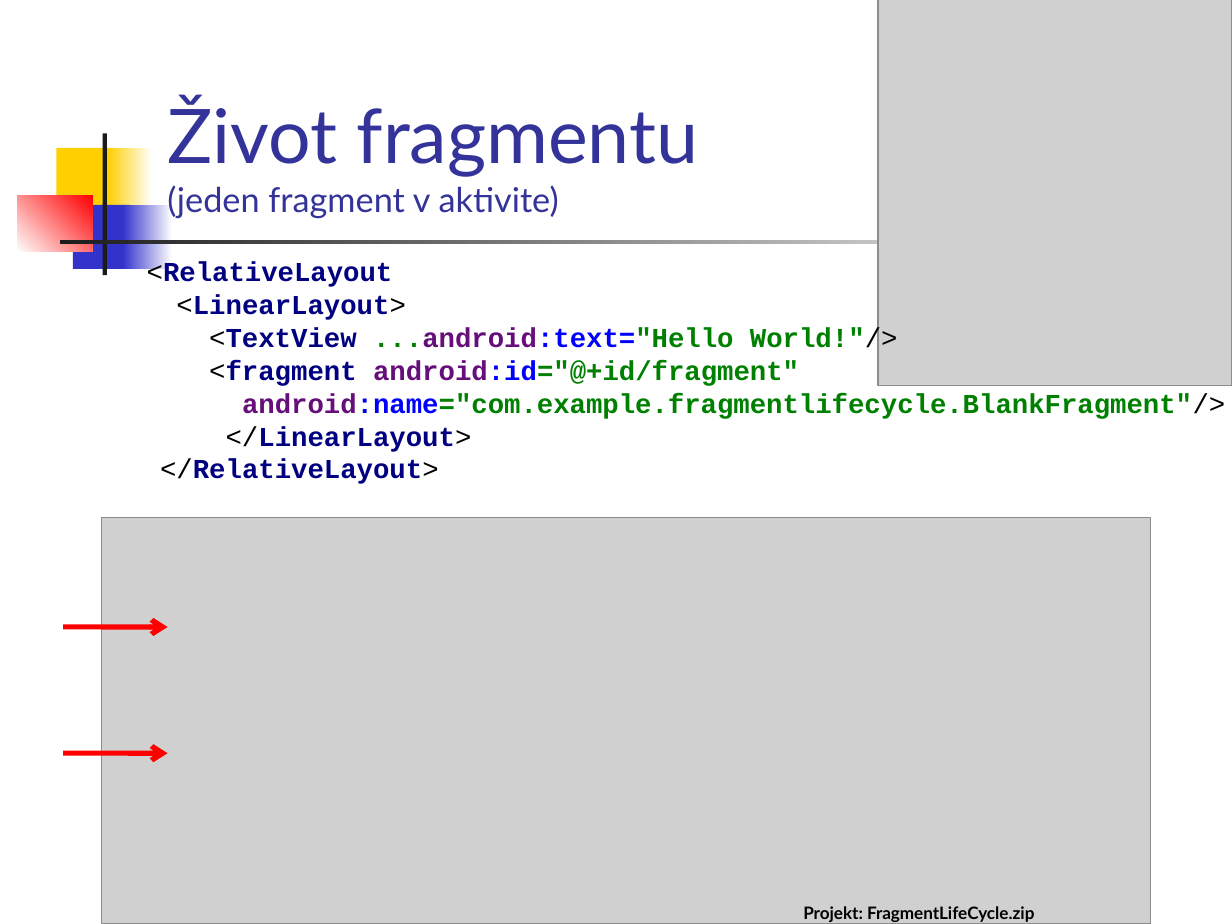
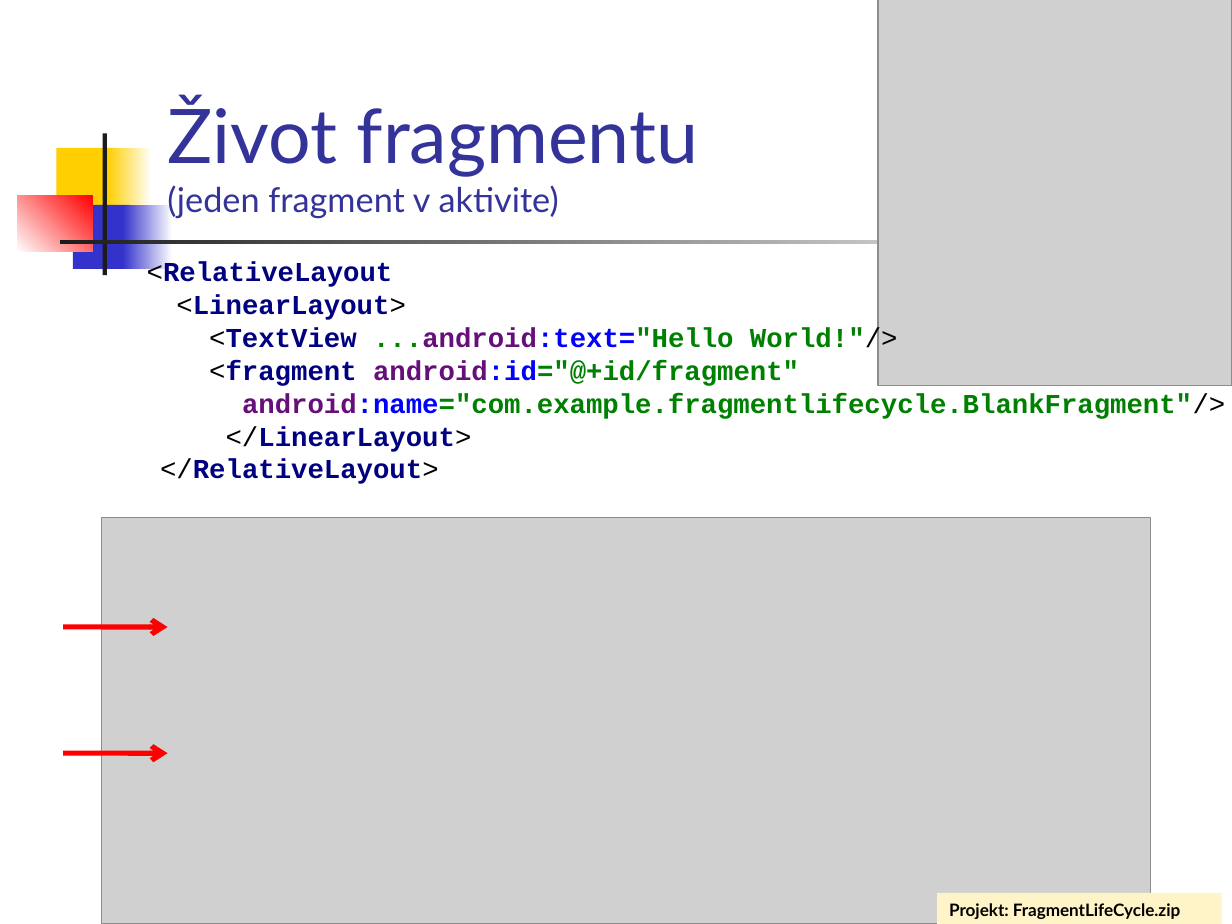
Before and after one commit to vmandro/Prednasky, a slide deck: slide 9 of 06/06_Android.ppt. Drawn at 1232x924 pixels with LibreOffice and Linux fonts; fonts in the diff are those of the drawing; grey boxes stand for pictures. Boxes give left, top, right and bottom in pixels: in the first picture for what was removed or moved away, otherwise in the second. Text is boxed around its words. In the diff, an @@ line names an element or a change of style, - is before the commit and + after.

```diff
--- a/06/06_Android.ppt
+++ b/06/06_Android.ppt
@@ rectangle "Projekt: FragmentLifeCycle.zip": place and size @@
-rectangle "Projekt: FragmentLifeCycle.zip" at (803, 906, 1034, 924)
+rectangle "Projekt: FragmentLifeCycle.zip" at (938, 893, 1222, 924)
@@ rectangle "Projekt: FragmentLifeCycle.zip" at (938, 893, 1222, 924): fill none to #FFF4C8 @@
```
Also in this commit, not shown: 21 other slides changed, 1 slide added, 1 other file.
